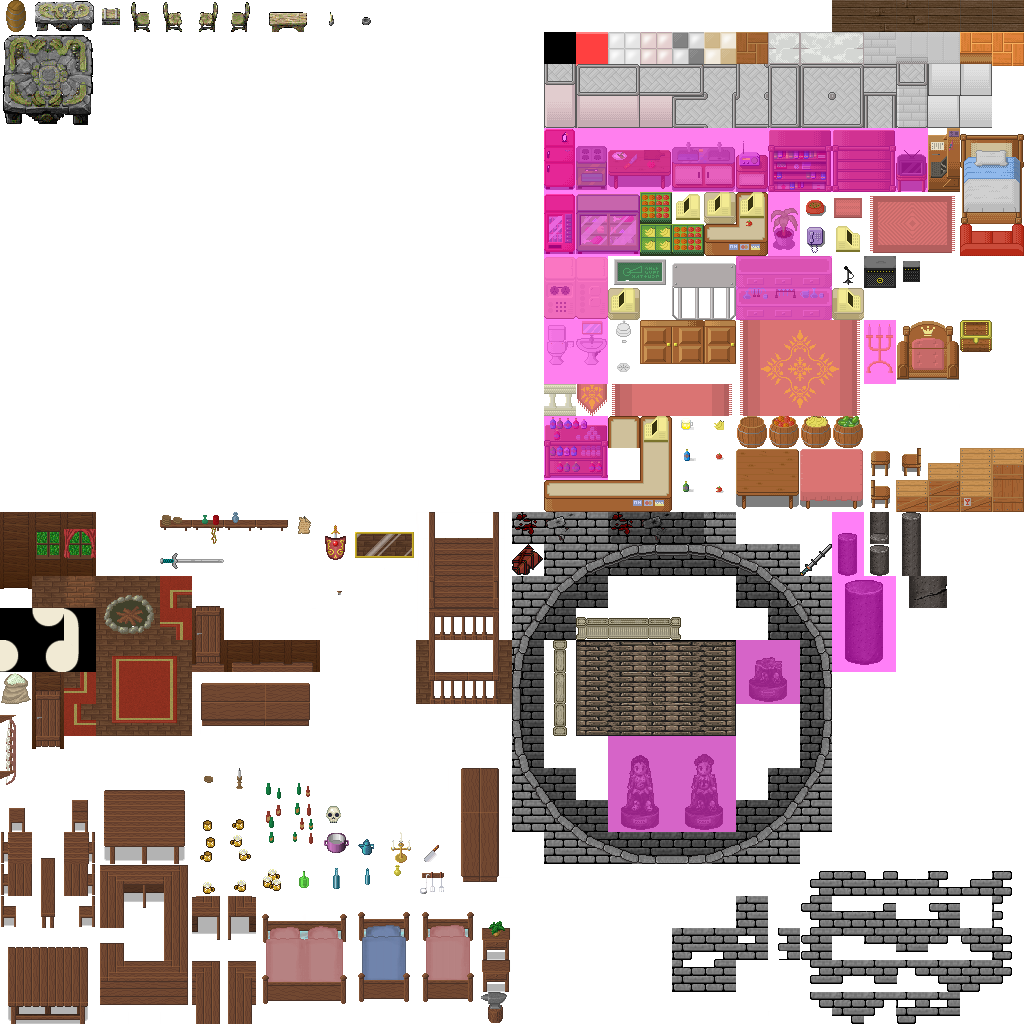
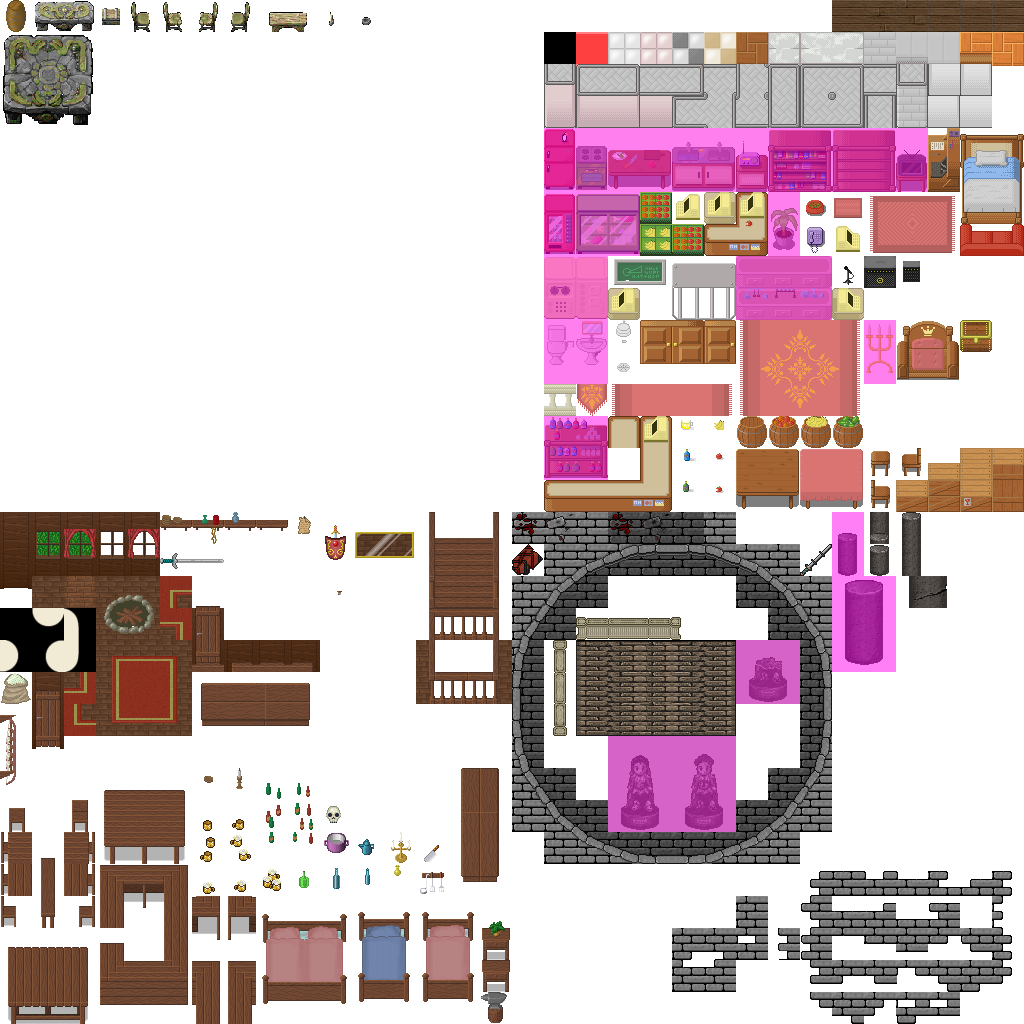
Comparing the layer stacks of the two 1024 × 1024 images. Changes:
painted on "Hintergrund" over [96, 512, 160, 576]
